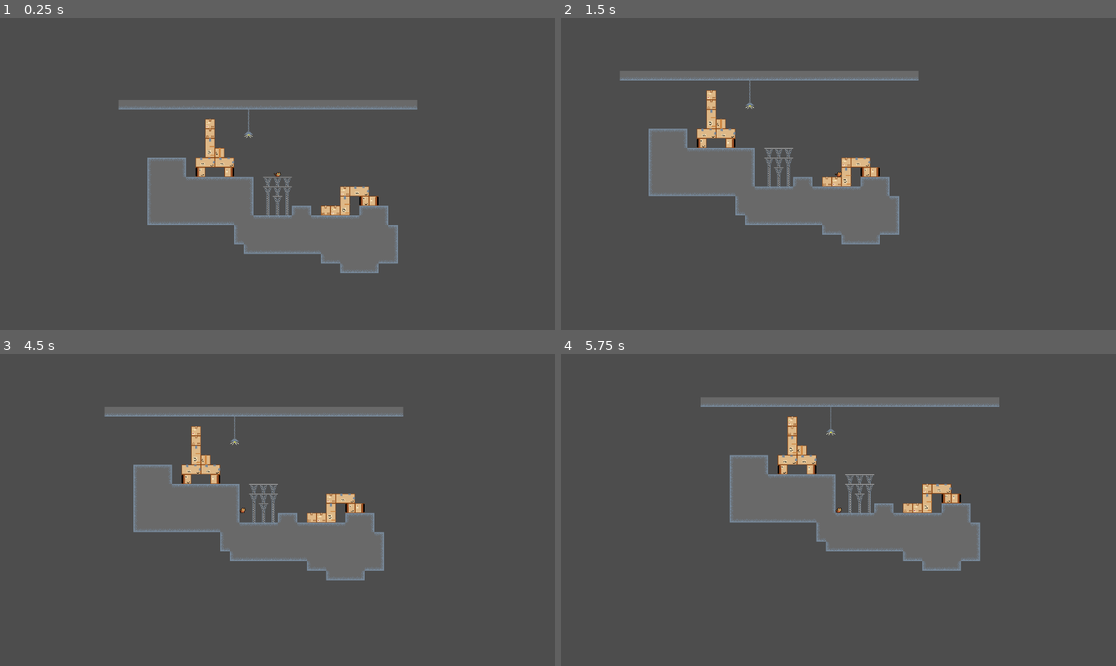
Above: before the commit, frames 1-4 (two rows, left to right).
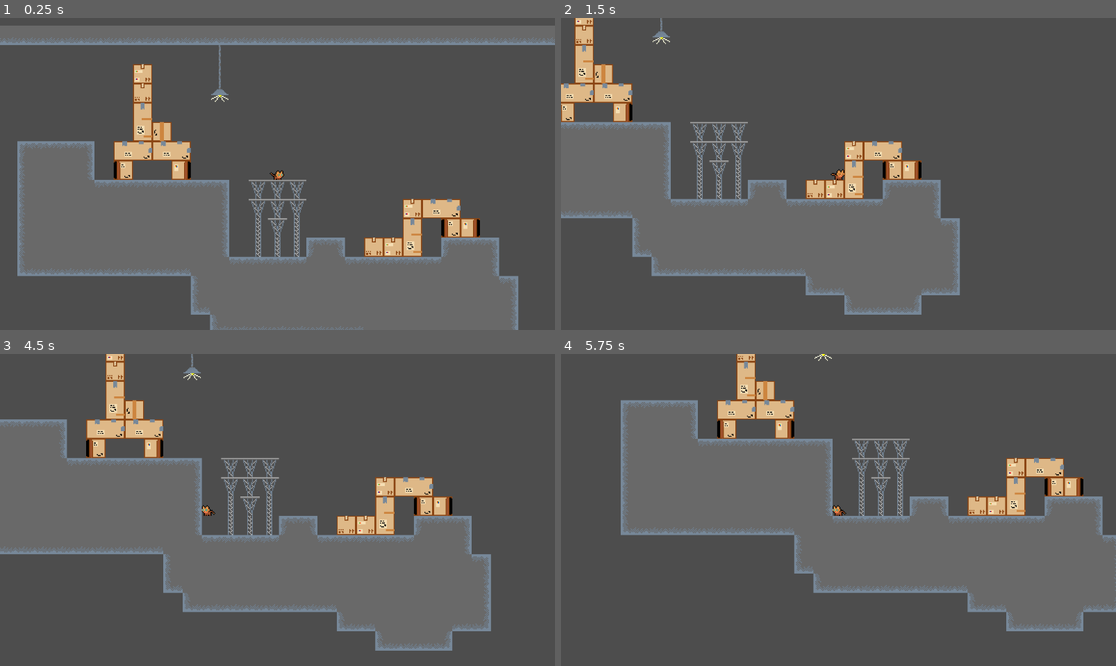
Above: after the commit, the same moments.

Repository: filipetressmann/Catopia
Game: Godot game, scene res://Scenes/Main/Main.tscn
Same seed, same stepped clock (60 frames per second), same inputs: the game is played once before the commit and once after it.
Inputs:
- Up to frame 1 (0.25 s): no input
- Up to frame 2 (1.5 s): tap Enter at 0.5 s; hold Space (Dash) 0.53-1.28 s; hold D (Right) from 0.53 s (still down); tap W (Jump) at 0.77 s; tap Space (Dash) at 1.35 s
- Up to frame 3 (4.5 s): tap W (Jump) at 1.52, 3.02, 3.77 s; tap Space (Dash) at 2, 2.85, 4.35 s; release D (Right) at 2.03 s; hold A (Left) 2.03-2.78 s; hold Space (Dash) 2.03-2.78 s; hold D (Right) 2.78-4.28 s; tap Enter at 3.5 s; hold Space (Dash) 3.53-4.28 s; hold A (Left) from 4.28 s (still down)
- Up to frame 4 (5.75 s): tap W (Jump) at 4.52 s; release A (Left) at 5.03 s; hold D (Right) from 5.03 s (still down); hold Space (Dash) from 5.03 s (still down)

The runs differ from the first frame. In frame 1, 43% of the frame differs, in the area x 0-100%, y 2-100%; in frame 2, 30%; in frame 3, 34%; in frame 4, 31%.

Commit message:
Camera and sprite direction
Added sprite flip when changing the movement direction

Diff:
--- a/Scenes/Player/Player.gd
+++ b/Scenes/Player/Player.gd
@@ -6,6 +6,7 @@
 @export var dash_duration : float = 0.25
 
 @onready var _animation_player = $AnimationPlayer
+@onready var _sprite = $Sprite
 
 var jump_direction = Vector2.UP
 
@@ -23,6 +24,11 @@
 
 	if velocity == Vector2.ZERO:
 		_animation_player.play("idle")
+	elif velocity.x < 0:
+		_sprite.scale.x = -1
+	elif velocity.x > 0:
+		_sprite.scale.x = 1
+
 	if position.y > 500:
 		position = Vector2.ZERO
 
--- a/Scenes/Player/player.tscn
+++ b/Scenes/Player/player.tscn
@@ -82,6 +82,7 @@
 [node name="PlayerInputController" parent="." index="1" instance=ExtResource("3_8kyxo")]
 
 [node name="Camera2D" type="Camera2D" parent="." index="2"]
+zoom = Vector2(2, 2)
 position_smoothing_enabled = true
 position_smoothing_speed = 10.0
 
